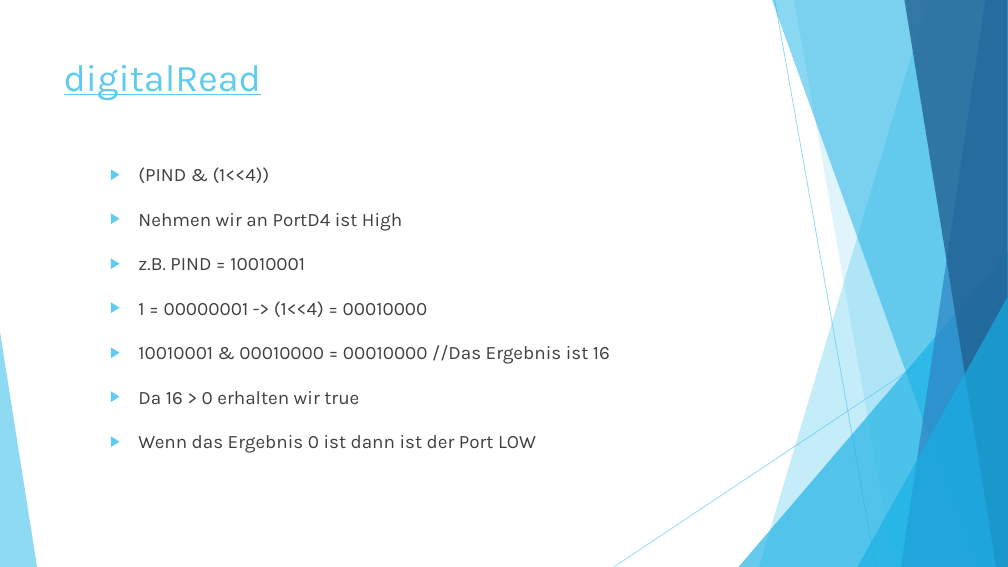
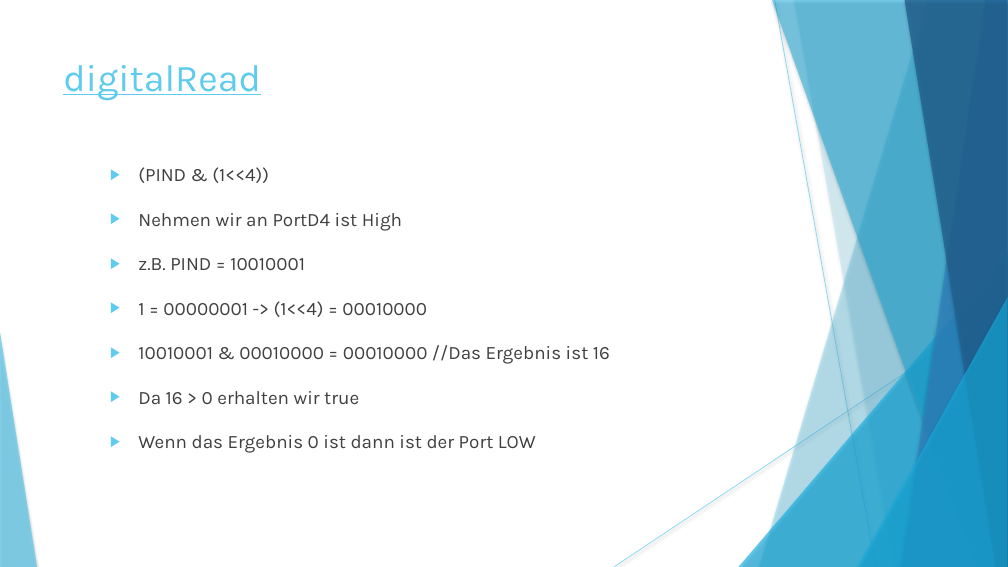
Before and after one commit to rinnerfabian/unistuff, a slide deck: slide 13 of 5. Semester/IoT/iot/powerPoint.pptx. Drawn at 1008x567 pixels with LibreOffice and Linux fonts; fonts in the diff are those of the drawing. Boxes give left, top, right and bottom in pixels: in the first picture for what was removed or moved away, otherwise in the second. Text is boxed around its words. In the diff, an @@ line names an element or a change of style, - is before the commit and + after.

```diff
--- a/5. Semester/IoT/iot/powerPoint.pptx
+++ b/5. Semester/IoT/iot/powerPoint.pptx
@@ line (775, 0) - (876, 567): stroke #5FCBEF 0.75 pt to #5FCBEF 0.74 pt @@
@@ freeform shape at [794, 0, 1008, 567]: shadow on; outline redrawn @@
@@ text "(PIND & (1<<4))" at [138, 167, 610, 453]: indent changed @@
@@ line (1008, 305) - (614, 567): stroke #5FCBEF 0.75 pt to #5FCBEF 0.74 pt @@
@@ shadow on in 7 elements at [759, 0, 1008, 567], [739, 252, 1008, 567], [772, 0, 1008, 567], [901, 0, 1008, 567], [904, 0, 1008, 567], [858, 297, 1008, 567], [0, 332, 37, 567] @@
```
Also in this commit, not shown: 17 other slides changed, 1 slide added, 1 slide removed.
